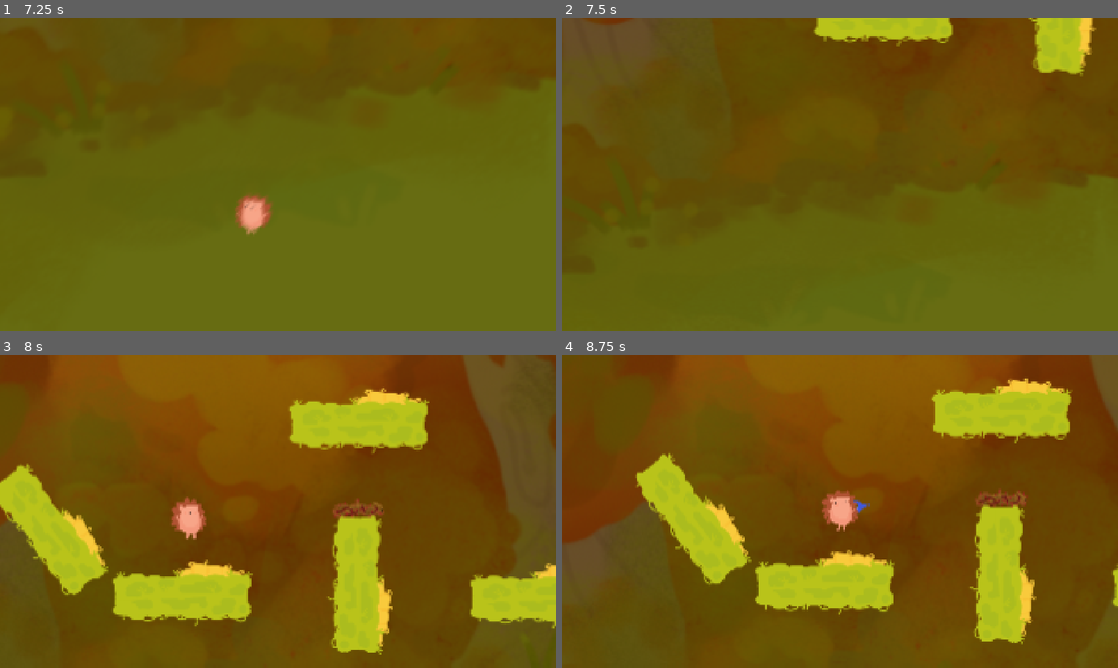
Above: before the commit, frames 1-4 (two rows, left to right).
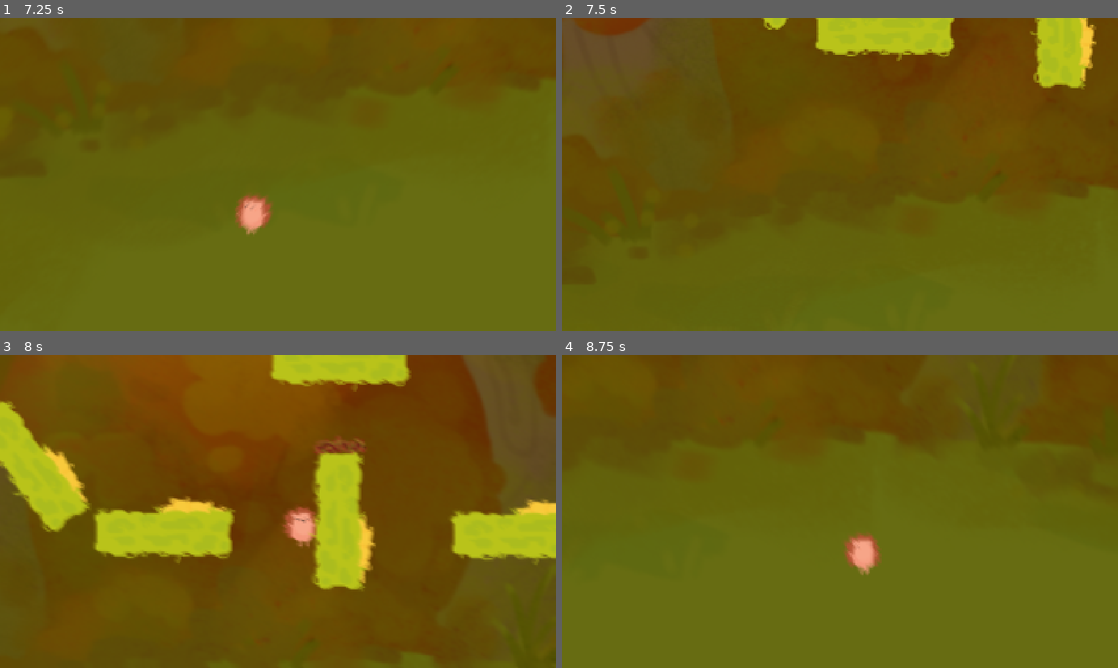
Above: after the commit, the same moments.

Repository: ParadoxicXenos/haven-game-wlg
Game: Godot game, scene res://Scenes/levels.tscn
Same seed, same stepped clock (60 frames per second), same inputs: the game is played once before the commit and once after it.
Inputs (mouse positions are in pixels of both pictures, inside the frame that each line leads up to):
- Up to frame 1 (7.25 s): move the mouse to (400, 158) at 0.52 s; hold Right (right) 0.53-2.03 s; tap Space (space) at 0.6, 1.55, 2.1, 2.85, 3.8, 4.35, 5.1, 6.05, 6.6 s; tap Up (up) at 0.77, 1.52, 3.02, 3.77, 4.52, 6.02, 6.77 s; move the mouse to (166, 190) at 1.27 s; click (166, 190) at 1.35 s; move the mouse to (333, 105) at 2.02 s; hold Left (left) 2.03-2.78 s; move the mouse to (250, 237) at 2.77 s; hold Right (right) 2.78-4.28 s; move the mouse to (444, 221) at 3.52 s; press the mouse at (444, 221) at 3.53 s; move the mouse to (111, 127) at 4.27 s; release the mouse at (111, 127) at 4.28 s; hold Left (left) 4.28-5.03 s; move the mouse to (305, 174) at 5.02 s; hold Right (right) 5.03-5.78 s; move the mouse to (194, 96) at 5.77 s; hold Left (left) from 5.78 s (still down); click (194, 96) at 5.85 s; move the mouse to (400, 158) at 6.52 s
- Up to frame 2 (7.5 s): move the mouse to (728, 190) at 7.27 s; release Left (left) at 7.28 s; hold Right (right) from 7.28 s (still down); tap Space (space) at 7.35 s
- Up to frame 3 (8 s): keep holding Right (right); tap Up (up) at 7.52 s
- Up to frame 4 (8.75 s): keep holding Right (right); move the mouse to (895, 442) at 8.02 s; press the mouse at (895, 442) at 8.03 s; tap Space (space) at 8.3 s

Frame 1 is identical in both runs. In frame 2, 2.9% of the frame differs, in the area x 2-100%, y 0-57%; in frame 3, 33%; in frame 4, 81%, in the area x 0-100%, y 0-100%.

Commit message:
made level script usable on every level!
no longer need a seperate script for every level!

Also put files in correct folders, and made it so velocity doesnt remain upon respawn

Diff:
--- a/game/main.tscn
+++ b/game/Scenes/LEGACY/main.tscn
@@ -1,6 +1,5 @@
 [gd_scene format=3 uid="uid://cg3uey5bsrups"]
 
-[ext_resource type="Script" path="res://character_body_2d.gd" id="1_0xm2m"]
 [ext_resource type="Texture2D" uid="uid://c1jknxfhp6j6j" path="res://Art/The Great Guy.svg" id="2_h2yge"]
 
 [sub_resource type="RectangleShape2D" id="RectangleShape2D_u0f01"]
@@ -9,7 +8,6 @@
 [node name="Main" type="Node2D" unique_id=591414065]
 
 [node name="CharacterBody2D" type="CharacterBody2D" parent="." unique_id=837976391]
-script = ExtResource("1_0xm2m")
 
 [node name="CollisionShape2D" type="CollisionShape2D" parent="CharacterBody2D" unique_id=897094923]
 shape = SubResource("RectangleShape2D_u0f01")
--- a/game/Scenes/actual_palyer.gd
+++ /dev/null
@@ -1,18 +0,0 @@
-extends Node2D
-
-@export var characterbod: CharacterBody2D
-@export var regidbod: RigidBody2D
-
-var player_node: Node2D
-func _on_ready():
-	player_node = characterbod
-func _input(event):
-
-	if Input.is_action_just_pressed("space"):
-		player_node.process_mode == Node.PROCESS_MODE_DISABLED
-		player_node.hide()
-
-		player_node = regidbod if player_node == characterbod else characterbod
-
-		player_node.show()
-		player_node.process_mode = Node.PROCESS_MODE_INHERIT
--- a/game/Scenes/finish.tscn
+++ b/game/Scenes/finish.tscn
@@ -1,6 +1,6 @@
 [gd_scene format=3 uid="uid://d3ps0vqgnkl1n"]
 
-[ext_resource type="Script" uid="uid://db7svhlixefka" path="res://Scenes/finish.gd" id="1_nv66a"]
+[ext_resource type="Script" uid="uid://db7svhlixefka" path="res://Scripts/finish.gd" id="1_nv66a"]
 [ext_resource type="Texture2D" uid="uid://c1jknxfhp6j6j" path="res://Art/The Great Guy.svg" id="2_o6pr6"]
 
 [sub_resource type="RectangleShape2D" id="RectangleShape2D_g4v7s"]
--- a/game/Scenes/level2.tscn
+++ b/game/Scenes/level2.tscn
@@ -1,21 +1,18 @@
 [gd_scene format=3 uid="uid://c3mj13bkyyfrk"]
 
 [ext_resource type="Texture2D" uid="uid://dl7iogfl1gib0" path="res://Art/image.png" id="1_dlanv"]
+[ext_resource type="Script" uid="uid://ctpmdytt5ed5h" path="res://Scripts/levels.gd" id="1_lgosu"]
+[ext_resource type="PackedScene" uid="uid://6giv7denuhj6" path="res://Scenes/finito.tscn" id="2_mhlpv"]
 [ext_resource type="PackedScene" uid="uid://b0edelq78t3rx" path="res://Scenes/player.tscn" id="2_onqnr"]
 [ext_resource type="PackedScene" uid="uid://d3ps0vqgnkl1n" path="res://Scenes/finish.tscn" id="2_styii"]
 [ext_resource type="PackedScene" uid="uid://c5ir2p247yl0x" path="res://Scenes/platform.tscn" id="3_styii"]
 [ext_resource type="PackedScene" uid="uid://cq80u1f0xb0km" path="res://Scenes/ded.tscn" id="4_lgosu"]
 [ext_resource type="PackedScene" uid="uid://ds0qq0c38lkx8" path="res://Scenes/Shader_Test.tscn" id="5_onqnr"]
 
-[sub_resource type="GDScript" id="GDScript_xgx5e"]
-script/source = "extends Node2D
-var respawn = Vector2(963,539)
-func _on_finish_new_level() -> void:
-	get_tree().change_scene_to_file(\"res://Scenes/finito.tscn\")
-"
-
 [node name="Levels" type="Node2D" unique_id=1159028874]
-script = SubResource("GDScript_xgx5e")
+script = ExtResource("1_lgosu")
+nextLevel = ExtResource("2_mhlpv")
+respawn = Vector2(930, 603)
 
 [node name="Parallax2D" type="Parallax2D" parent="." unique_id=1792178268]
 scroll_scale = Vector2(0.785, 0.785)
--- a/game/Scenes/levels.tscn
+++ b/game/Scenes/levels.tscn
@@ -2,20 +2,17 @@
 
 [ext_resource type="PackedScene" uid="uid://ds0qq0c38lkx8" path="res://Scenes/Shader_Test.tscn" id="1_3akqy"]
 [ext_resource type="Texture2D" uid="uid://dl7iogfl1gib0" path="res://Art/image.png" id="1_jk88k"]
+[ext_resource type="Script" uid="uid://ctpmdytt5ed5h" path="res://Scripts/levels.gd" id="1_p1uqq"]
 [ext_resource type="PackedScene" uid="uid://b0edelq78t3rx" path="res://Scenes/player.tscn" id="1_yh33m"]
+[ext_resource type="PackedScene" uid="uid://c3mj13bkyyfrk" path="res://Scenes/level2.tscn" id="2_j0k6p"]
 [ext_resource type="PackedScene" uid="uid://c5ir2p247yl0x" path="res://Scenes/platform.tscn" id="2_xgx5e"]
 [ext_resource type="PackedScene" uid="uid://d3ps0vqgnkl1n" path="res://Scenes/finish.tscn" id="3_uusmb"]
 [ext_resource type="PackedScene" uid="uid://cq80u1f0xb0km" path="res://Scenes/ded.tscn" id="4_3akqy"]
 
-[sub_resource type="GDScript" id="GDScript_xgx5e"]
-script/source = "extends Node2D
-var respawn = Vector2(963,539)
-func _on_finish_new_level() -> void:
-	get_tree().change_scene_to_file(\"res://Scenes/level2.tscn\")
-"
-
 [node name="Levels" type="Node2D" unique_id=1159028874]
-script = SubResource("GDScript_xgx5e")
+script = ExtResource("1_p1uqq")
+nextLevel = ExtResource("2_j0k6p")
+respawn = Vector2(963, 539)
 
 [node name="ShaderTest" parent="." unique_id=259047168 instance=ExtResource("1_3akqy")]
 position = Vector2(1745, 536)
--- /dev/null
+++ b/game/Scripts/levels.gd
@@ -0,0 +1,5 @@
+extends Node2D
+@export var nextLevel: PackedScene
+@export var respawn : Vector2
+func _on_finish_new_level() -> void:
+	get_tree().change_scene_to_packed(nextLevel)
--- a/game/Scripts/player.gd
+++ b/game/Scripts/player.gd
@@ -30,8 +30,10 @@
 				slinging= false
 				global_position = $"../..".respawn
 	if position.y > 2300:
+		velocity = Vector2(0,0)
 		global_position = $"../..".respawn
 	if position.y < -2500:
+		velocity = Vector2(0,0)
 		global_position = $"../..".respawn
 	if slinging == true:
 		$CollisionShape2D.shape.height = 70.0
--- a/game/Scripts/rigid_body_2d.gd
+++ /dev/null
@@ -1,10 +0,0 @@
-extends RigidBody2D
-var leader = 0
-
-# Called when the node enters the scene tree for the first time.
-func _ready() -> void:
-	pass # Replace with function body.
-
-
-# Called every frame. 'delta' is the elapsed time since the previous frame.
-func _process(delta: float) -> void:
Not shown, removed: game/Scenes/actual_palyer.gd.uid
Renamed: game/Global.gd -> game/Scripts/Global.gd
Renamed: game/Global.gd.uid -> game/Scripts/Global.gd.uid
Renamed: game/Scenes/finish.gd -> game/Scripts/finish.gd
Renamed: game/Scenes/finish.gd.uid -> game/Scripts/finish.gd.uid
Not shown, added: game/Scripts/levels.gd.uid
Not shown, removed: game/Scripts/rigid_body_2d.gd.uid
Renamed: game/Scenes/levels.gdshader -> game/Shaders/levels.gdshader
Renamed: game/Scenes/levels.gdshader.uid -> game/Shaders/levels.gdshader.uid
